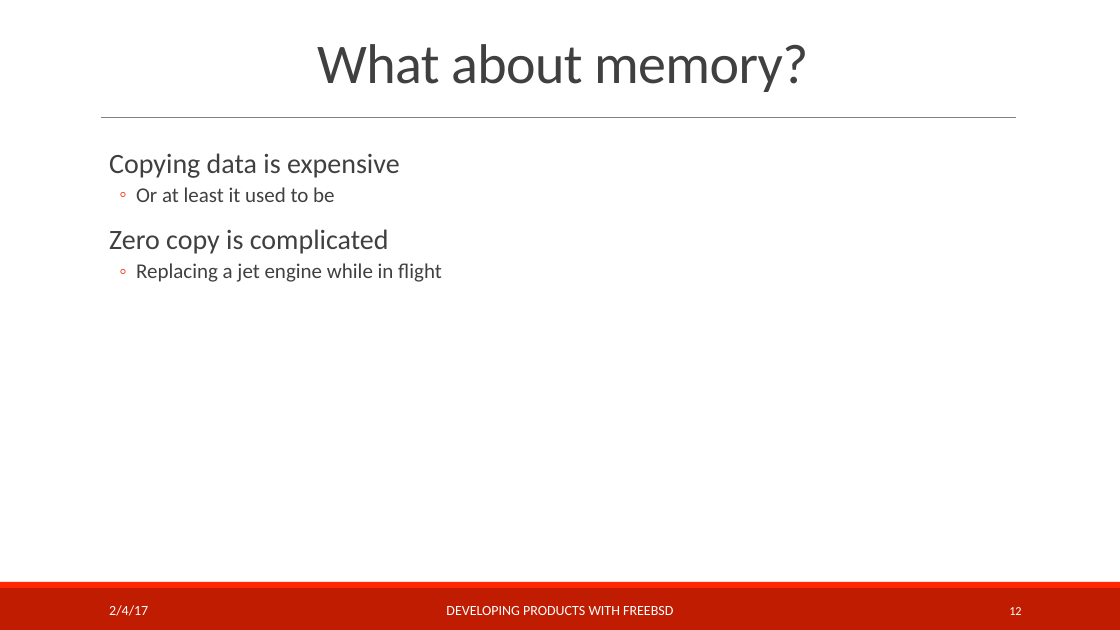
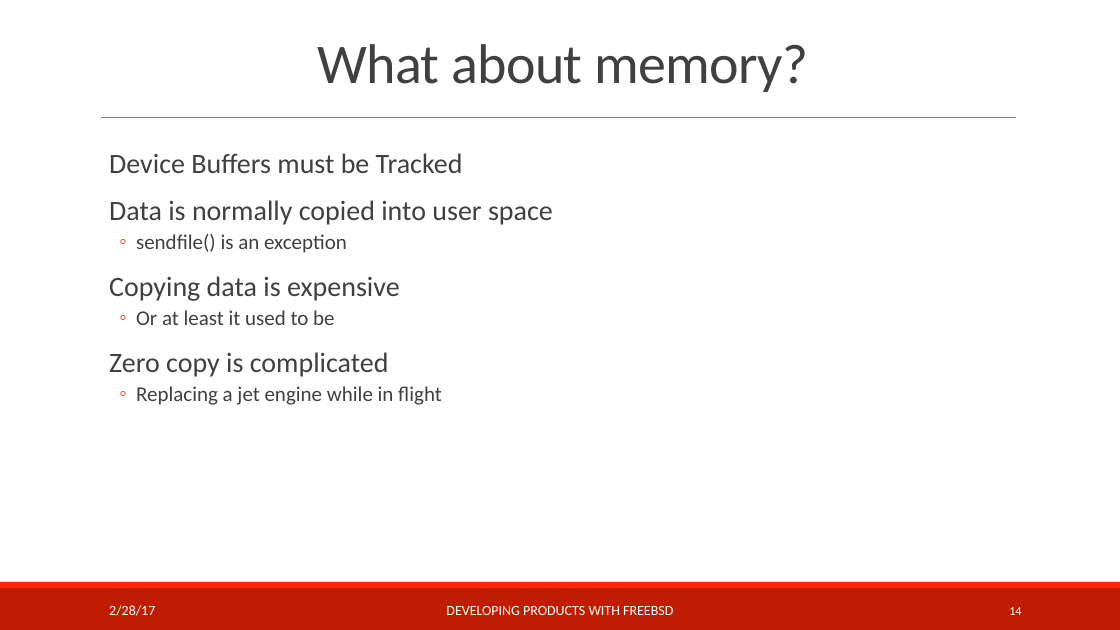
Before and after one commit to teachbsd/course, a slide deck: slide 14 of undergraduate/lectures/devices.pptx (slide 12 before the commit). Drawn at 1120x630 pixels with LibreOffice and Linux fonts; fonts in the diff are those of the drawing; background and template pictures are left out. Boxes give left, top, right and bottom in pixels: in the first picture for what was removed or moved away, otherwise in the second. Text is boxed around its words. In the diff, an @@ line names an element or a change of style, - is before the commit and + after.

Commit message:
First teaching of Device Drivers and Security sections at Darmstadt Feb 2017

```diff
--- a/undergraduate/lectures/devices.pptx
+++ b/undergraduate/lectures/devices.pptx
@@ text at bbox=[109, 153, 553, 253]: paragraphs added @@
+  Device Buffers must be Tracked
+  Data is normally copied into user space
+  ◦ sendfile() is an exception
@@ text at bbox=[109, 605, 155, 616]: text changed @@
-2/4/17
+2/28/17
@@ page number at bbox=[1009, 607, 1021, 615]: text changed @@
-12
+14
```
Also in this commit, not shown: 11 other slides changed, 3 slides added, 1 other file.
